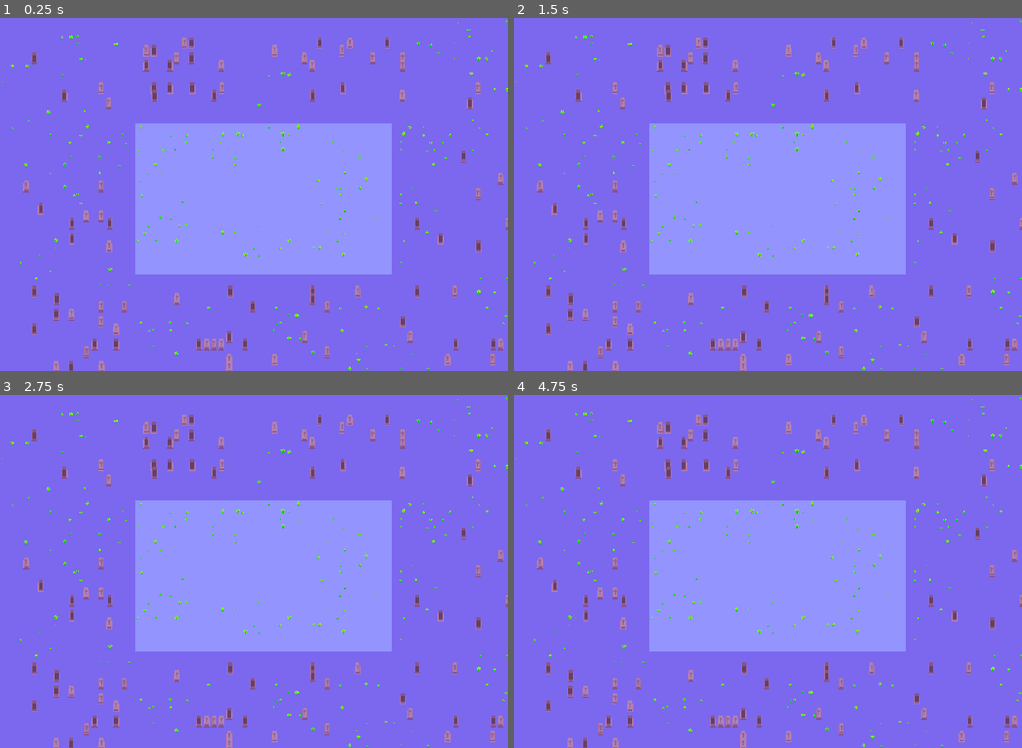
Above: before the commit, frames 1-4 (two rows, left to right).
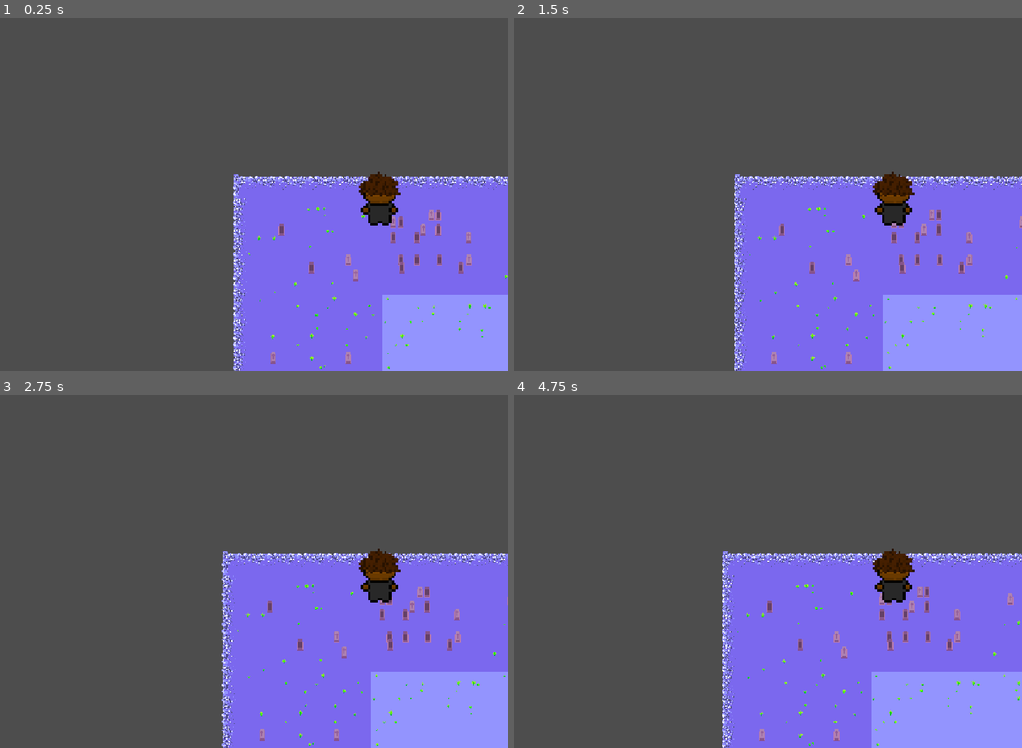
Above: after the commit, the same moments.

Repository: YoYo-Head/The-Dark-Underworld
Game: Godot game, scene res://scenes/rings/outer_ring_scene.tscn
Two runs of this game, one before a commit and one after it. Both use one fixed random seed, a clock stepped at 60 frames per second and the inputs below. Before the commit the project has no main scene; this scene is started directly in both runs.
Inputs:
- Up to frame 1 (0.25 s): no input
- Up to frame 2 (1.5 s): tap Enter (ui_accept) at 0.5, 0.6, 0.77, 1.07, 1.35 s; hold Right (ui_right) from 0.53 s (still down)
- Up to frame 3 (2.75 s): tap Enter (ui_accept) at 1.52, 1.82, 2.1 s; release Right (ui_right) at 2.03 s; hold Left (ui_left) from 2.03 s (still down)
- Up to frame 4 (4.75 s): release Left (ui_left) at 2.78 s; hold Right (ui_right) 2.78-4.28 s; tap Enter (ui_accept) at 2.85, 3.02, 3.32, 3.6, 3.77, 4.07, 4.35, 4.52 s; hold Left (ui_left) from 4.28 s (still down)

The runs differ from the first frame. In frame 1, 86% of the frame differs, in the area x 0-100%, y 0-100%; in frame 2, 86%; in frame 3, 86%; in frame 4, 86%.

Commit message:
scene outer

Diff:
--- a/project.godot
+++ b/project.godot
@@ -11,6 +11,7 @@
 [application]
 
 config/name="The Dark Underworld"
+run/main_scene="uid://b36sq3xghufql"
 config/features=PackedStringArray("4.7", "Forward Plus")
 config/icon="res://icon.svg"
 
--- a/scenes/rings/outer_ring_scene.tscn
+++ b/scenes/rings/outer_ring_scene.tscn
@@ -1,6 +1,7 @@
 [gd_scene format=4 uid="uid://b36sq3xghufql"]
 
 [ext_resource type="Texture2D" uid="uid://bpfif7er80vr" path="res://assets/images/decorative_cracks_floor.png" id="1_erdo8"]
+[ext_resource type="PackedScene" uid="uid://bohfkmb3fxk6g" path="res://visuals/character/main_character.tscn" id="1_lg0ur"]
 [ext_resource type="Texture2D" uid="uid://bwggbdfhk5ssu" path="res://assets/images/PurplePalace_.png" id="2_lg0ur"]
 [ext_resource type="Texture2D" uid="uid://bvmclw16phj1f" path="res://assets/images/PurpleRocks.png" id="3_wxjte"]
 [ext_resource type="Texture2D" uid="uid://bbmfnmn5ea2g4" path="res://assets/images/tilesets_terrain_0000_20260217_001433.png" id="4_laadn"]
@@ -2304,11 +2305,17 @@
 
 [node name="OuterRingScene" type="Node2D" unique_id=320832092]
 
+[node name="MainCharacter" parent="." unique_id=1542135557 instance=ExtResource("1_lg0ur")]
+z_index = 1
+position = Vector2(15, 10)
+scale = Vector2(4.9487514, 4.7311735)
+
 [node name="ground" type="TileMapLayer" parent="." unique_id=1896977773]
 tile_map_data = PackedByteArray("AAD+//7/AgAOAAsAAAD+////AgAOAAwAAAD///7/AgALAA4AAAD/////AgALAA8AAAD+/wAAAgAOAA0AAAD+/w …(63520 unchanged characters)…
 tile_set = SubResource("TileSet_ih6pl")
 
 [node name="nextRingArea" type="Area2D" parent="." unique_id=1076429191]
+position = Vector2(34, -77)
 
 [node name="CollisionShape2D" type="CollisionShape2D" parent="nextRingArea" unique_id=2083034368]
 visible = false
@@ -2316,5 +2323,5 @@
 shape = SubResource("RectangleShape2D_ih6pl")
 
 [node name="TileMapLayer" type="TileMapLayer" parent="." unique_id=221838646]
-tile_map_data = PackedByteArray("AAAEACQAAAAOAAIAAAAEACkAAAA …(4416 unchanged characters)… HAAIAAAAiAB8AAQAHAAIAAAAlAB4AAQAGAAIAAAAmAB0AAQADAAMAAAApAB4AAQAIAAIAAAAqAB4AAQADAAMAAAAsAB0AAQA …(235 unchanged characters)…
+tile_map_data = PackedByteArray("AAAEACQAAAAOAAIAAAAEACkAAAA …(4416 unchanged characters)… HAAIAAAAiAB8AAQAHAAIAAAAlAB4AAQAGAAIAAAApAB4AAQAIAAIAAAAqAB4AAQADAAMAAAAsAB0AAQA …(235 unchanged characters)…
 tile_set = SubResource("TileSet_23vcb")
--- a/visuals/character/main_character.gd
+++ b/visuals/character/main_character.gd
@@ -1,34 +1,20 @@
 extends CharacterBody2D
 
-
-const SPEED = 300.0
-const JUMP_VELOCITY = -400.0
-
-var gender_sprites = {
-	"male": $male,
-	"female": $female
-}
+var speed = 30
 
 
 func _physics_process(delta: float) -> void:
-	# Add the gravity.
-	if not is_on_floor():
-		velocity += get_gravity() * delta
-
-	# Handle jump.
-	if Input.is_action_just_pressed("ui_accept") and is_on_floor():
-		velocity.y = JUMP_VELOCITY
-
-	# Get the input direction and handle the movement/deceleration.
-	# As good practice, you should replace UI actions with custom gameplay actions.
-	var direction := Input.get_axis("ui_left", "ui_right")
-	if direction:
-		velocity.x = direction * SPEED
-	else:
-		velocity.x = move_toward(velocity.x, 0, SPEED)
+	handle_input()
 
 	move_and_slide()
 
+func handle_input():
+	var moveDirection = Input.get_vector("ui_left", "ui_right", "ui_up", "ui_down")
+	velocity = moveDirection * speed
+
+
+
+"""
 func switch_gender(type: int):
 	# 0: female
 	# 1: male
@@ -41,3 +27,4 @@
 		# male character
 		gender_sprites["female"].visibility = false
 		gender_sprites["male"].visibility = true
+		"""
--- a/visuals/character/main_character.tscn
+++ b/visuals/character/main_character.tscn
@@ -1,18 +1,45 @@
 [gd_scene format=3 uid="uid://bohfkmb3fxk6g"]
 
 [ext_resource type="Script" uid="uid://dx75m1cdster1" path="res://visuals/character/main_character.gd" id="1_g14uk"]
+[ext_resource type="Texture2D" uid="uid://djdxadb4dq7j" path="res://assets/images/male_animations/walking one-1.png.png" id="2_otdj6"]
+[ext_resource type="Texture2D" uid="uid://k1op06gppmvr" path="res://assets/images/male_animations/walking one-2.png.png" id="3_dc2ln"]
+[ext_resource type="Texture2D" uid="uid://cv7f1s865qbsl" path="res://assets/images/male_animations/walking one-3.png.png" id="4_borrl"]
+[ext_resource type="Texture2D" uid="uid://bfen7xvsc86ba" path="res://assets/images/male_animations/walking one-4.png.png" id="5_ejbmp"]
 
 [sub_resource type="RectangleShape2D" id="RectangleShape2D_ih6pl"]
-size = Vector2(31, 47)
+size = Vector2(14.5, 13)
+
+[sub_resource type="SpriteFrames" id="SpriteFrames_23vcb"]
+animations = [{
+"frames": [{
+"duration": 1.0,
+"texture": ExtResource("2_otdj6")
+}, {
+"duration": 1.0,
+"texture": ExtResource("3_dc2ln")
+}, {
+"duration": 1.0,
+"texture": ExtResource("4_borrl")
+}, {
+"duration": 1.0,
+"texture": ExtResource("5_ejbmp")
+}],
+"loop": 1,
+"name": &"default",
+"speed": 5.0
+}]
 
 [node name="MainCharacter" type="CharacterBody2D" unique_id=1542135557]
 script = ExtResource("1_g14uk")
 
-[node name="male" type="Sprite2D" parent="." unique_id=976841119]
-
-[node name="female" type="Sprite2D" parent="." unique_id=717406054]
-
 [node name="CollisionShape2D" type="CollisionShape2D" parent="." unique_id=2125541277]
-position = Vector2(43.5, 35.5)
+position = Vector2(53.75, 10)
 shape = SubResource("RectangleShape2D_ih6pl")
 disabled = true
+
+[node name="Camera2D" type="Camera2D" parent="." unique_id=1725984692]
+
+[node name="AnimatedSprite2D" type="AnimatedSprite2D" parent="." unique_id=1896573092]
+position = Vector2(53, 4)
+sprite_frames = SubResource("SpriteFrames_23vcb")
+frame_progress = 0.656209
Binary file added: assets/images/male_animations/walking one-1.png.png
Not shown, added: assets/images/male_animations/walking one-1.png.png.import
Binary file added: assets/images/male_animations/walking one-2.png.png
Not shown, added: assets/images/male_animations/walking one-2.png.png.import
Binary file added: assets/images/male_animations/walking one-3.png.png
Not shown, added: assets/images/male_animations/walking one-3.png.png.import
Binary file added: assets/images/male_animations/walking one-4.png.png
Not shown, added: assets/images/male_animations/walking one-4.png.png.import
